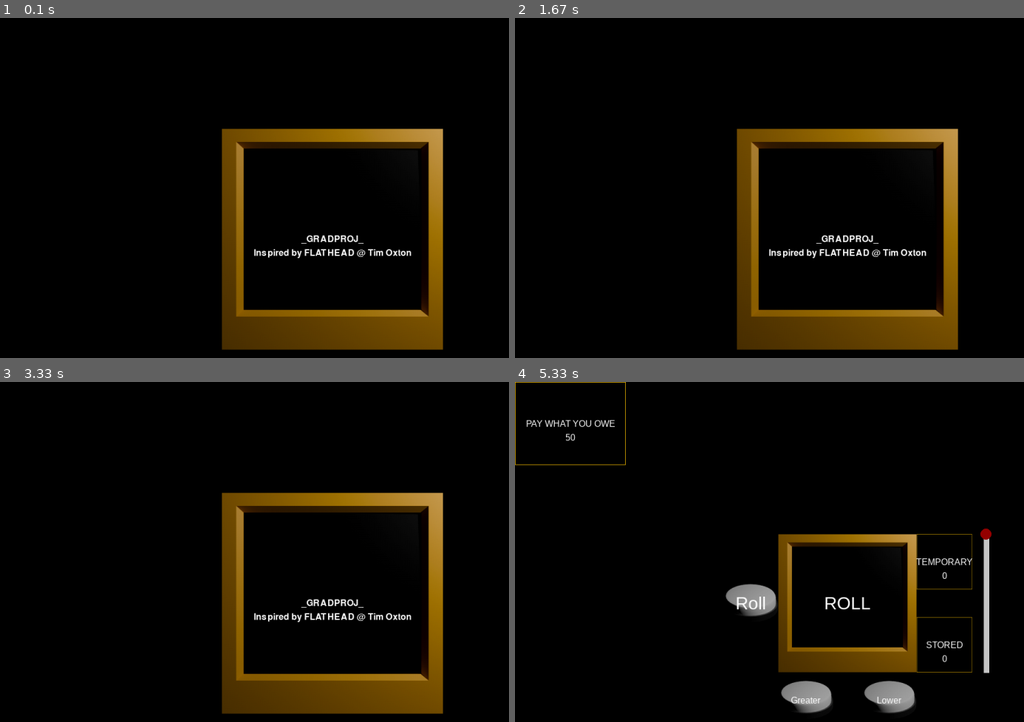
Above: before the commit, frames 1-4 (two rows, left to right).
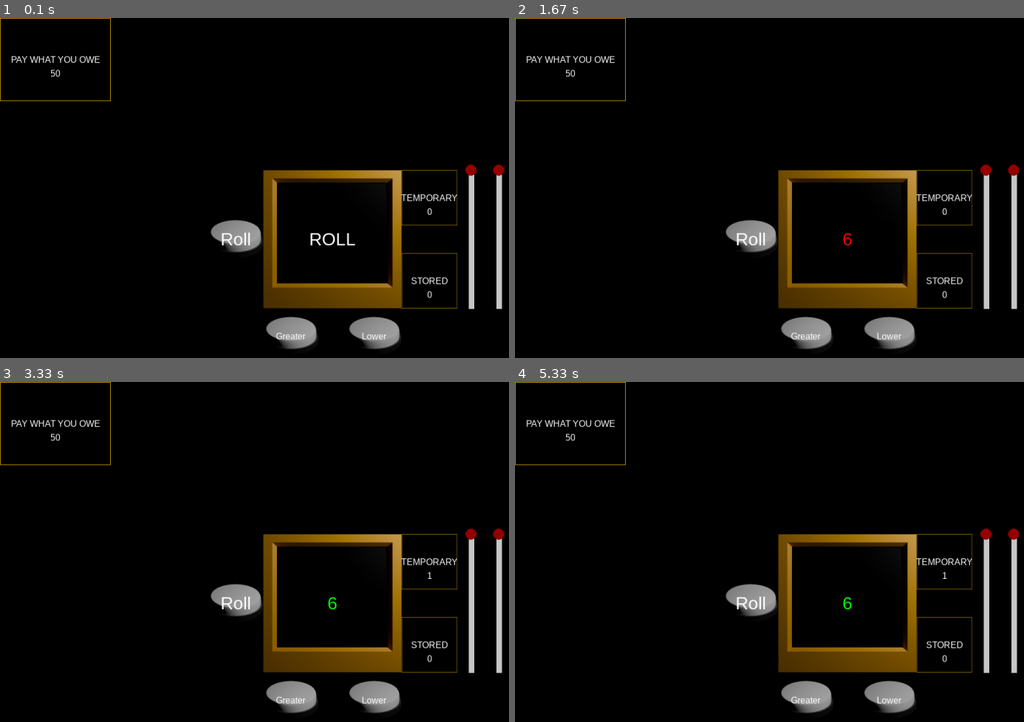
Above: after the commit, the same moments.

Repository: majkelsch/GradProj
Game: pygame game, started from game.py
Two runs of this game, one before a commit and one after it. Both use one fixed random seed, a clock stepped at 60 frames per second and the inputs below.
Inputs (mouse positions are in pixels of both pictures, inside the frame that each line leads up to):
- Up to frame 1 (0.1 s): no input
- Up to frame 2 (1.67 s): press the mouse at (749, 239) at 0.87 s; move the mouse to (718, 194) at 0.97 s; release the mouse at (688, 150) at 1.1 s; press the mouse at (805, 334) at 1.2 s; move the mouse to (759, 252) at 1.3 s; release the mouse at (708, 167) at 1.43 s; press the mouse at (886, 334) at 1.53 s; move the mouse to (outside the picture) at 1.63 s
- Up to frame 3 (3.33 s): release the mouse at (outside the picture) at 1.77 s; press the mouse at (290, 698) at 1.87 s; move the mouse to (310, 681) at 1.97 s; release the mouse at (325, 664) at 2.1 s; press the mouse at (290, 698) at 2.2 s; move the mouse to (outside the picture) at 2.3 s; release the mouse at (outside the picture) at 2.43 s; press the mouse at (290, 698) at 2.53 s; move the mouse to (269, 616) at 2.63 s; release the mouse at (244, 535) at 2.77 s; press the mouse at (371, 698) at 2.87 s; move the mouse to (285, 671) at 2.97 s; release the mouse at (193, 640) at 3.1 s; press the mouse at (290, 698) at 3.2 s; move the mouse to (213, 654) at 3.3 s
- Up to frame 4 (5.33 s): release the mouse at (647, 606) at 3.43 s; press the mouse at (886, 698) at 4.03 s; move the mouse to (830, 715) at 4.13 s; release the mouse at (outside the picture) at 4.27 s; press the mouse at (805, 698) at 4.37 s; move the mouse to (861, 647) at 4.47 s; release the mouse at (917, 596) at 4.6 s; click (871, 684) at 4.72 s; press the mouse at (805, 698) at 5.03 s; move the mouse to (952, 715) at 5.13 s; release the mouse at (outside the picture) at 5.27 s

The runs differ from the first frame. In frame 1, 18% of the frame differs, in the area x 0-100%, y 0-98%; in frame 2, 18%; in frame 3, 18%; in frame 4, 0.7%.

Commit message:
Big Update 1
- Added Flask WebApp
- Added DBs
- Mini game improvements

Diff:
--- /dev/null
+++ b/db_handling.py
@@ -0,0 +1,172 @@
+from sqlalchemy import create_engine, Column, Integer, String, DateTime, ForeignKey, Date
+from sqlalchemy.orm import declarative_base, relationship, sessionmaker, mapped_column
+import datetime
+from typing import TypedDict, Optional, Any, Type
+from flask_login import UserMixin
+from werkzeug.security import generate_password_hash, check_password_hash
+from sqlalchemy.orm import joinedload
+
+DATABASE_FILE = 'gradproj.db'
+DATABASE_URL = f'sqlite:///instance/{DATABASE_FILE}'
+
+engine = create_engine(DATABASE_URL)
+Base = declarative_base()
+
+
+
+def session_init():
+    engine = create_engine(DATABASE_URL)
+    Session = sessionmaker(bind=engine)
+    session = Session()
+    return session
+
+
+class User(TypedDict):
+    id: int
+    username: str
+    email: str
+    created_at: datetime.datetime
+
+    game_sessions: Optional[list['GameSession']]
+
+class UserAccess(TypedDict):
+    id: int
+    user_id: int
+    password_hash: str
+    last_login: Optional[datetime.datetime]
+    reset_mail: Optional[str]
+
+class GameSession(TypedDict):
+    id: int
+    user_id: int
+    started_at: datetime.datetime
+    score: int
+    level_reached: int
+    user: Optional['User']
+
+
+
+
+
+
+
+
+class UserModel(Base, UserMixin):
+    __tablename__ = 'users'
+
+    id = mapped_column(Integer, primary_key=True)
+    username = mapped_column(String, unique=True, nullable=False)
+    password_hash = mapped_column(String, nullable=False)
+    email = mapped_column(String, unique=True, nullable=False)
+    created_at = mapped_column(DateTime, default=datetime.datetime.now())
+    game_sessions = relationship('GameSessionModel', back_populates='user')
+
+    def set_password(self, password, persist: bool = True):
+        self.password_hash = generate_password_hash(password)
+        if persist and getattr(self, 'id', None) is not None:
+            session = session_init()
+            try:
+                session.query(UserModel).filter_by(id=self.id).update({'password_hash': self.password_hash})
+                session.commit()
+            except Exception:
+                session.rollback()
+                raise
+            finally:
+                session.close()
+
+    def check_password(self, password):
+        return check_password_hash(self.password_hash, password)
+
+    def __repr__(self):
+        return f"<User(id={self.id}, username='{self.username}', email='{self.email}', created_at='{self.created_at}')>"
+
+class GameSessionModel(Base):
+    __tablename__ = 'game_sessions'
+
+    id = mapped_column(Integer, primary_key=True)
+    user_id = mapped_column(Integer, ForeignKey('users.id'), nullable=False)
+    started_at = mapped_column(DateTime, default=datetime.datetime.now())
+    score = mapped_column(Integer, default=0)
+    level_reached = mapped_column(Integer, default=1)
+
+    user = relationship('UserModel', back_populates='game_sessions')
+
+
+Base.metadata.create_all(bind=session_init().get_bind())
+
+def insert_row(model: Type[Any], data: dict[str, Any]) -> Any:
+    session = session_init()
+    try:
+        new_record = model(**data)
+        session.add(new_record)
+        session.commit()
+        session.refresh(new_record)
+        return new_record
+    except Exception as e:
+        session.rollback()
+        raise e
+    finally:
+        session.close()
+
+
+def query_rows(model: Type[Any], filters: Optional[dict[str, Any]] = None, include: Optional[list[str]] = None) -> list[Any]:
+    """
+    Query rows for `model`. If `include` is provided (list of relationship attribute names),
+    the related objects will be eagerly loaded and returned as nested dicts alongside the
+    model's column data. If `include` is None, SQLAlchemy model instances are returned.
+    """
+    session = session_init()
+    try:
+
+        query = session.query(model)
+
+        # Eager-load requested relationships
+        if include:
+            for rel in include:
+                query = query.options(joinedload(getattr(model, rel)))
+
+        # Apply filters
+        if filters:
+            for attr, value in filters.items():
+                query = query.filter(getattr(model, attr) == value)
+
+        results = query.all()
+
+        # If no relationships requested, return the raw ORM objects
+        if not include:
+            return results
+
+        # Helper to convert an ORM instance to dict (columns + requested relationships)
+        def instance_to_dict(obj):
+            data = {}
+            # columns
+            for col in obj.__table__.columns:
+                data[col.name] = getattr(obj, col.name)
+            # relationships
+            for rel in include:
+                if not hasattr(obj, rel):
+                    continue
+                val = getattr(obj, rel)
+                if val is None:
+                    data[rel] = None
+                else:
+                    # detect collection-like relationship (InstrumentedList etc.)
+                    if hasattr(val, '__iter__') and not hasattr(val, '__table__'):
+                        data[rel] = []
+                        for item in val:
+                            # for related items, include only their columns (no further nesting)
+                            sub = {}
+                            for c in item.__table__.columns:
+                                sub[c.name] = getattr(item, c.name)
+                            data[rel].append(sub)
+                    else:
+                        # single related object
+                        sub = {}
+                        for c in val.__table__.columns:
+                            sub[c.name] = getattr(val, c.name)
+                        data[rel] = sub
+            return data
+
+        return [instance_to_dict(r) for r in results]
+    finally:
+        session.close()
--- a/game.py
+++ b/game.py
@@ -4,7 +4,6 @@
 import debug
 import random
 import time
-
 
 
 class Game:
@@ -20,7 +19,7 @@
 
         self.clue_number = None
         self.actual_number = None
-
+        self.debt = 50
 
         self.WAIT_EVENT = pygame.USEREVENT + 100
 
@@ -106,7 +105,7 @@
         self.temp_disp = temporary
         self.objects.append(temporary)
 
-        pay = objects.LabelDisplay(pos=(100, 75), size=(200, 150), label="PAY WHAT YOU OWE", value="50", font=pygame.font.SysFont('Arial', 16), bg_image_path="assets/clue_display.png")
+        pay = objects.LabelDisplay(pos=(100, 75), size=(200, 150), label="PAY WHAT YOU OWE", value=str(self.debt), font=pygame.font.SysFont('Arial', 16), bg_image_path="assets/clue_display.png")
         self.pay_display = pay
         self.objects.append(pay)
 
@@ -121,6 +120,11 @@
         slider = objects.SliderY(pos=(settings.SCREEN_WIDTH//2+250, settings.SCREEN_HEIGHT//2), knob_radius=10, line_thickness=10, size=(50,250))
         self.transfer_slider = slider
         self.objects.append(slider)
+
+        pay_slider = objects.SliderY(pos=(settings.SCREEN_WIDTH//2+300, settings.SCREEN_HEIGHT//2), knob_radius=10, line_thickness=10, size=(50,250))
+        self.pay_slider = pay_slider
+        self.objects.append(pay_slider)
+
         pass
 
 
@@ -178,7 +182,11 @@
         if self.transfer_slider.value == 100:
             self.stored_disp.set_value(int(self.stored_disp.value) + int(self.temp_disp.value))
             self.temp_disp.set_value("0")
-        pass
+
+        if self.pay_slider.value == 100:
+            self.debt = self.debt - int(self.stored_disp.value)
+            self.stored_disp.set_value(str(0))
+            self.pay_display.set_value(str(self.debt))
 
     def render_queue(self):
         self.screen.fill((0, 0, 0))
@@ -194,6 +202,6 @@
 
 if __name__ == "__main__":
     game = Game()
-    game.intro()
+    #game.intro()
     game.begin()
     game.run()
--- /dev/null
+++ b/web.py
@@ -0,0 +1,90 @@
+import flask
+from flask import request, redirect, jsonify, render_template
+from flask_login import LoginManager, UserMixin, login_user, login_required, logout_user, current_user
+from flask_sqlalchemy import SQLAlchemy
+from werkzeug.security import generate_password_hash, check_password_hash
+from db_handling import UserModel as User
+import db_handling
+
+
+app = flask.Flask(__name__)
+app.config["SECRET_KEY"] = "dev-secret-change-this"
+app.config["SQLALCHEMY_DATABASE_URI"] = "sqlite:///gradproj.db"
+app.config["SQLALCHEMY_TRACK_MODIFICATIONS"] = False
+
+db = SQLAlchemy(app)
+
+login_manager = LoginManager(app)
+login_manager.login_view = "login"
+
+@login_manager.user_loader
+def load_user(user_id):
+    return db_handling.query_rows(db_handling.UserModel, {'id': int(user_id)})[0]
+
+@app.route('/')
+def home():
+    return render_template('index.html', user=current_user)
+
+
+@app.route('/register', methods=['GET', 'POST'])
+def register():
+    if request.method == "POST":
+        user = User(username=request.form['username'], email=request.form['email'])
+        user.set_password(request.form['password'])
+        db.session.add(user)
+        db.session.commit()
+        return redirect('/login')
+    return render_template('register.html', user=current_user)
+
+@app.route('/login', methods=['GET', 'POST'])
+def login():
+    if request.method == "POST":
+        user = db_handling.query_rows(db_handling.UserModel, {'username': request.form['username']})
+        user = user[0] if user else None
+        if user and user.check_password(request.form['password']):
+            login_user(user)
+            return redirect('/')
+        else:
+            return "Invalid credentials", 401
+    return render_template('login.html')
+
+
+@app.route('/logout')
+@login_required
+def logout():
+    logout_user()
+    return redirect('/')
+
+@app.route('/profile')
+@login_required
+def profile():
+    return render_template('profile.html', user=current_user)
+
+
+@app.route('/leaderboard')
+def leaderboard():
+    sessions = db_handling.query_rows(db_handling.GameSessionModel, include=['user'])
+    print(sessions)
+    return render_template('leaderboard.html', sessions=sessions)
+
+@app.route('/dashboard')
+@login_required
+def dashboard():
+    sessions = db_handling.query_rows(db_handling.GameSessionModel, {'user_id': current_user.id}, include=['user'])
+    print(sessions)
+    return render_template('dashboard.html', sessions=sessions, user=current_user)
+
+@app.route('/change-password', methods=['GET', 'POST'])
+def change_password():
+    if request.method == "POST":
+        user = current_user
+        if user.check_password(request.form['current_password']):
+            user.set_password(request.form['new_password'])
+            db.session.commit()
+            return redirect('/profile')
+        else:
+            return "Current password is incorrect", 401
+    return render_template('change_password.html')
+
+if __name__ == '__main__':
+    app.run(debug=True, host='0.0.0.0', port=5001)
Empty file removed: db-handling.py
Not shown, removed: requirements.txt
Empty file added: test.py
Not shown, added: .DS_Store
Not shown, added: static/styles/style.css
Not shown, added: templates/change_password.html
Not shown, added: templates/dashboard.html
Not shown, added: templates/index.html
Not shown, added: templates/leaderboard.html
Not shown, added: templates/login.html
Not shown, added: templates/profile.html
Not shown, added: templates/register.html
(and 2 more such lines)
